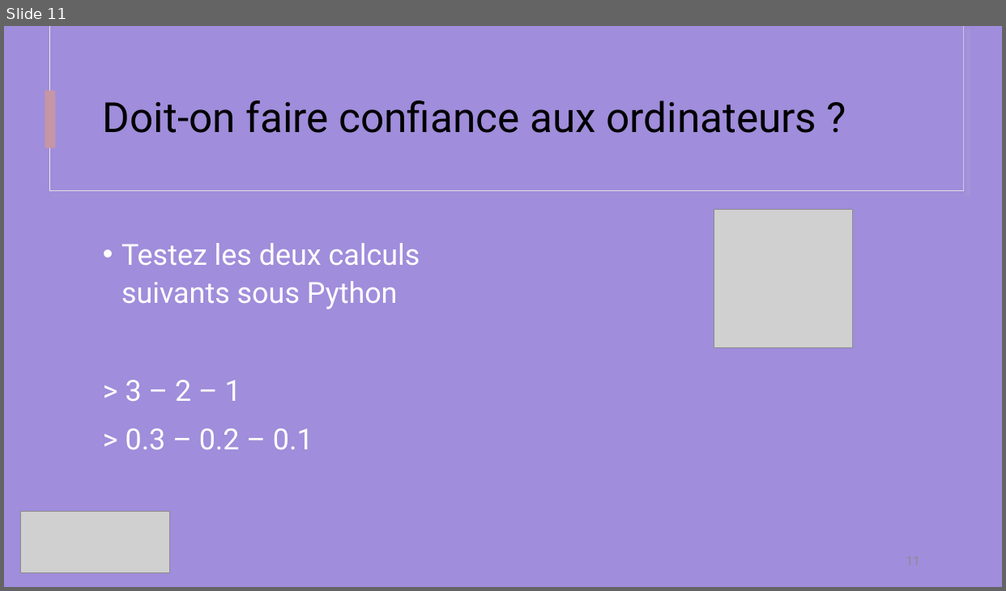
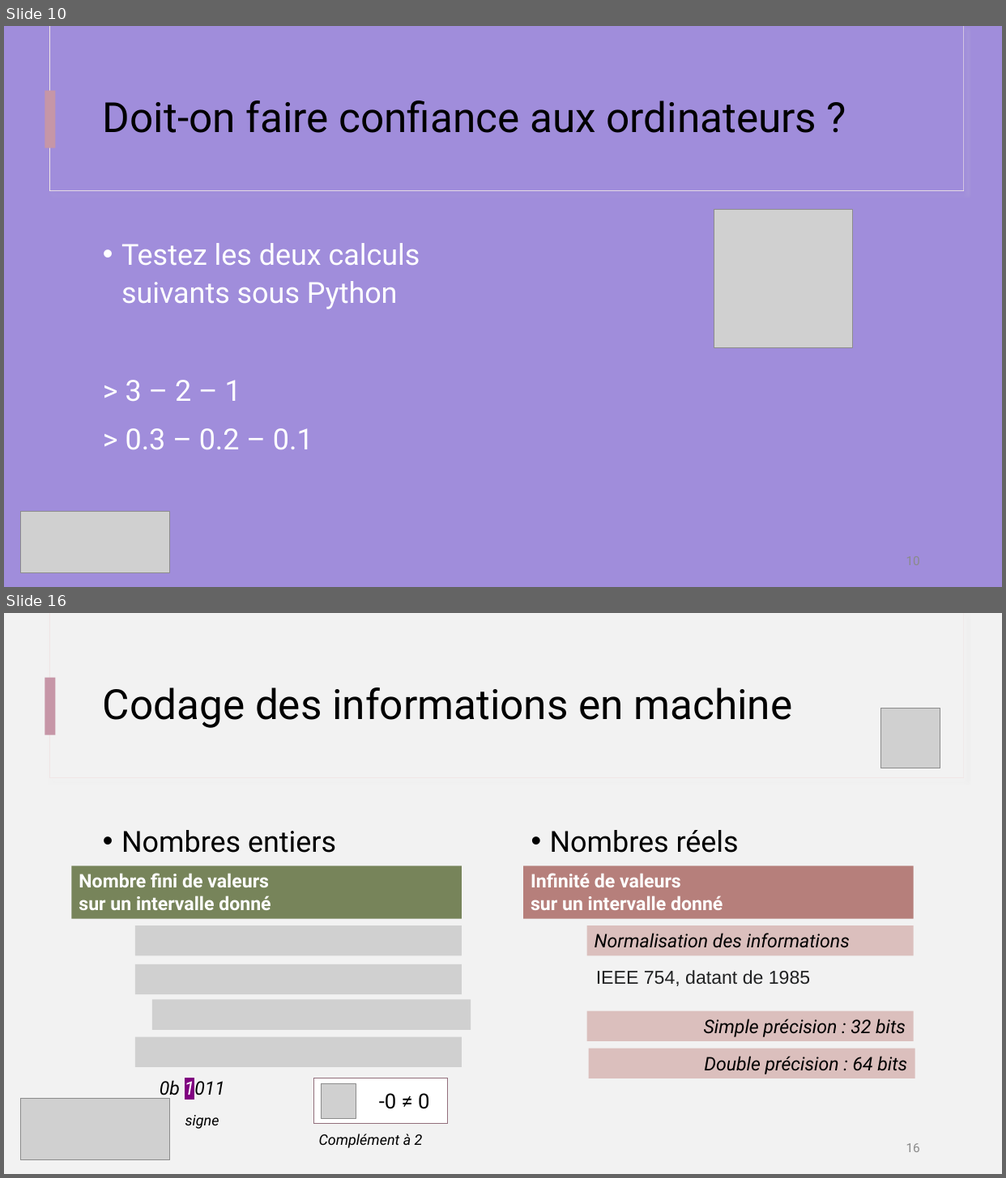
Before and after one commit to IOGS-Digital-Methods/semester-5, a slide deck: s5_outils_numeriques/b1_outils_numeriques/seance1_demistifier_python/B1_1_Demystifier_Python.pptx. Shown one above the other, each under a label of ours: slide 11 before the commit, slides 10 and 16 after it; the slides between them are not shown. The pictures are 1006x591 and 1006x1178 pixels, drawn with LibreOffice and Linux fonts; fonts in the diff are those of the drawing; grey boxes stand for pictures. Boxes give left, top, right and bottom in pixels: in the first picture for what was removed or moved away, otherwise in the second. Text is boxed around its words. In the diff, an @@ line names an element or a change of style, - is before the commit and + after.

```diff
--- a/s5_outils_numeriques/b1_outils_numeriques/seance1_demistifier_python/B1_1_Demystifier_Python.pptx
+++ b/s5_outils_numeriques/b1_outils_numeriques/seance1_demistifier_python/B1_1_Demystifier_Python.pptx
@@ slide 16 added at (4, 613, 1002, 1174), background #F2F2F2; not listed: 1 template element that a slide beside it also shows @@
@@ rectangle added at (49, 613, 964, 778), fill #F2F2F2, outline #F0E5E5 0.75 pt @@
@@ rectangle added at (50, 613, 964, 777), fill #F2F2F2 @@
@@ title added at (103, 688, 793, 728), 40 pt, text #000000 @@
+Codage des informations en machine
@@ picture added at (881, 709, 941, 769) @@
@@ text added at (121, 830, 336, 853), 28 pt, text #000000 @@
+• Nombres entiers
@@ text added at (550, 830, 739, 853), 28 pt, text #000000 @@
+• Nombres réels
@@ rectangle added at (71, 866, 462, 919), fill #77845A, 18 pt, text #FFFFFF, bold @@
+Nombre fini de valeurs
+sur un intervalle donné
@@ rectangle added at (523, 866, 914, 919), fill #B67F7B, 18 pt, text #FFFFFF, bold @@
+Infinité de valeurs
+sur un intervalle donné
@@ picture added at (135, 926, 462, 956) @@
@@ rectangle added at (587, 926, 914, 956), fill #DBBFBD, 18 pt, text #000000, italic @@
+Normalisation des informations
@@ picture added at (135, 965, 462, 995) @@
@@ text added at (596, 970, 810, 986), 18 pt, text #202122 @@
+IEEE 754, datant de 1985
@@ picture added at (152, 1000, 471, 1030) @@
@@ rectangle added at (587, 1012, 914, 1041), fill #DBBFBD, 18 pt, text #000000, italic @@
+Simple précision : 32 bits
@@ picture added at (135, 1037, 462, 1067) @@
@@ rectangle added at (589, 1049, 915, 1079), fill #DBBFBD, 18 pt, text #000000, italic @@
+Double précision : 64 bits
@@ text added at (160, 1078, 225, 1099), 18 pt, text #000000, italic @@
+0b 1011
@@ rectangle added at (314, 1079, 448, 1124), fill #FFFFFF, outline #926F7C 1 pt, 20 pt, text #000000 @@
+-0 ≠ 0
@@ picture added at (321, 1084, 355, 1118) @@
@@ picture added at (20, 1099, 170, 1161) @@
@@ text added at (185, 1115, 219, 1129), 14 pt, text #000000, italic @@
+signe
@@ text added at (319, 1134, 423, 1148), 14 pt, text #000000, italic @@
+Complément à 2
@@ page number added at (906, 1144, 920, 1152), 12 pt, text #8C8C8C @@
+16
@@ what was slide 11 is now slide 10 @@
```
Also in this commit, not shown: 5 slides changed, 13 other slides added, 1 slide removed, 10 other files.
